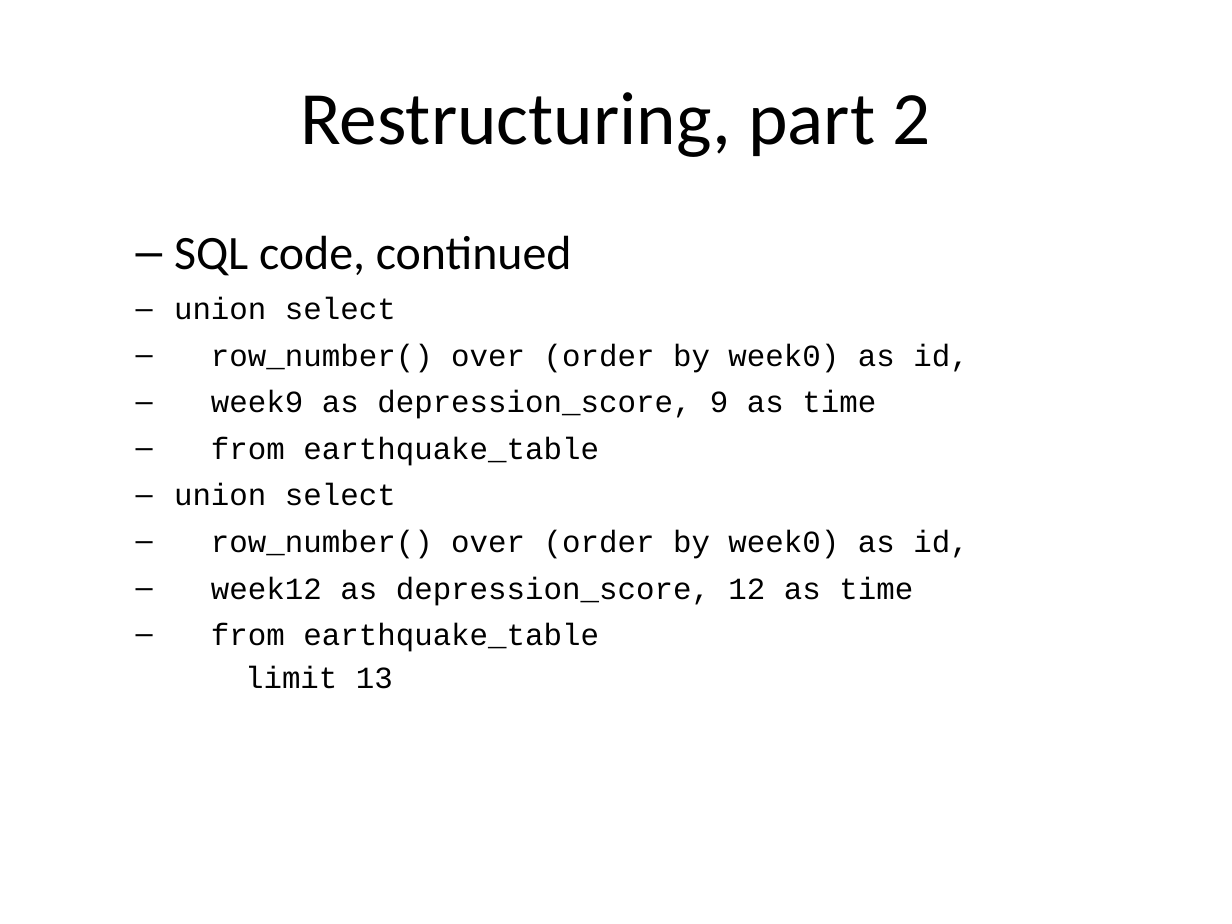
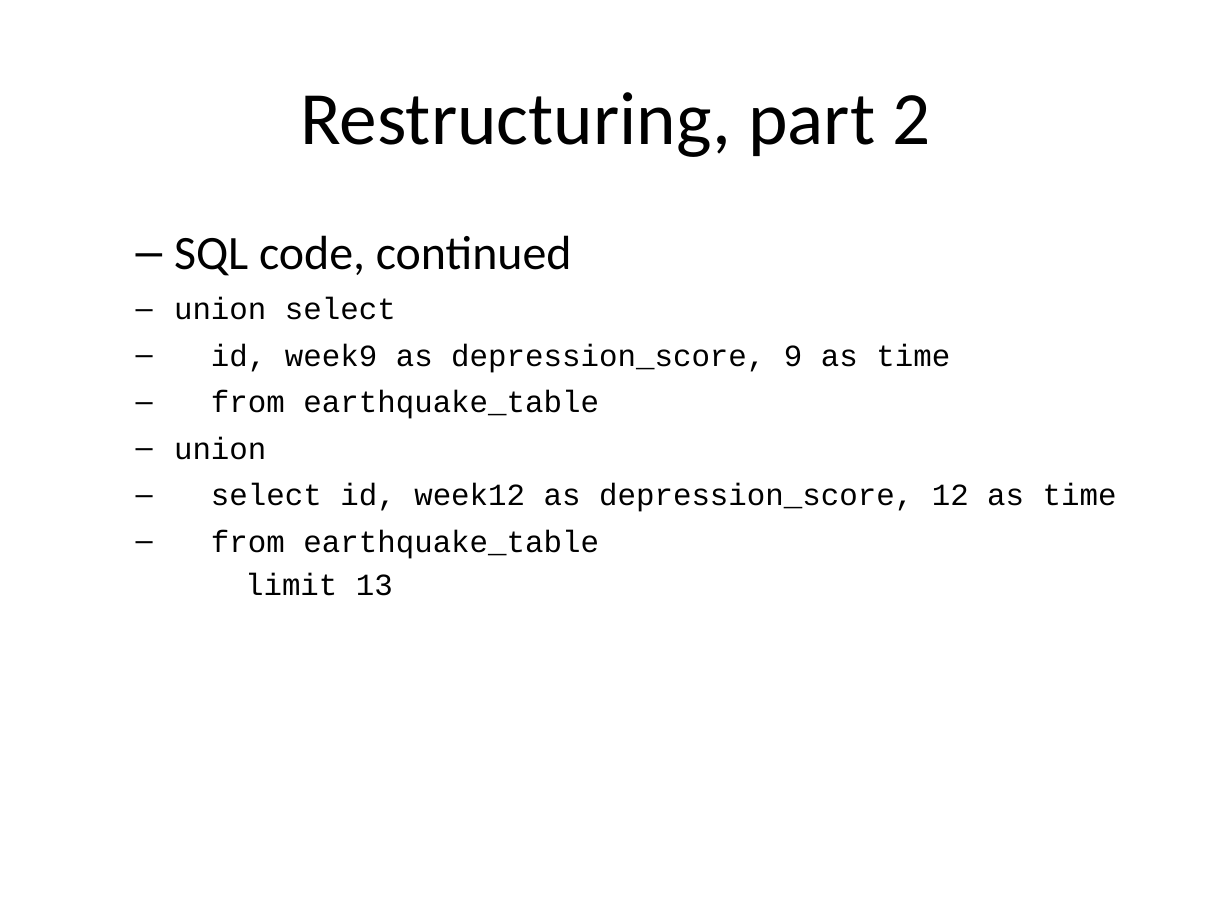
Before and after one commit to pmean/introduction-to-sql, a slide deck: slide 7 of module15-gathering-and-spreading/gather.pptx (slide 8 before the commit). Drawn at 1232x924 pixels with LibreOffice and Linux fonts; fonts in the diff are those of the drawing. Boxes give left, top, right and bottom in pixels: in the first picture for what was removed or moved away, otherwise in the second. Text is boxed around its words. In the diff, an @@ line names an element or a change of style, - is before the commit and + after.

```diff
--- a/module15-gathering-and-spreading/gather.pptx
+++ b/module15-gathering-and-spreading/gather.pptx
@@ text at [174, 297, 1117, 596]: text changed @@
-union select
-row_number() over (order by week0) as id,
-week9 as depression_score, 9 as time
-from earthquake_table
-union select
-row_number() over (order by week0) as id,
-week12 as depression_score, 12 as time
-from earthquake_table
-limit 13
+union select
+id, week9 as depression_score, 9 as time
+from earthquake_table
+union
+select id, week12 as depression_score, 12 as time
+from earthquake_table
+limit 13
```
Also in this commit, not shown: 4 other slides changed, 1 slide removed, 9 other files.
